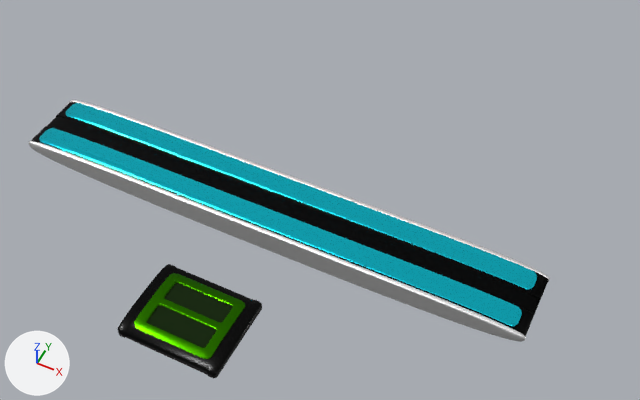
Renders of the Blender file Assets/Art/Meshes/Fret.blend from each side of a commit.
Rendered twice from a 50 mm camera at (8.13, -9.37, 17.76) aimed at (1.04, 4.82, 0.02). The axes (+X, +Y, +Z) are drawn at lower left. The lights are the same throughout.

Objects in the first picture: 'Fret', 'Pickup'.
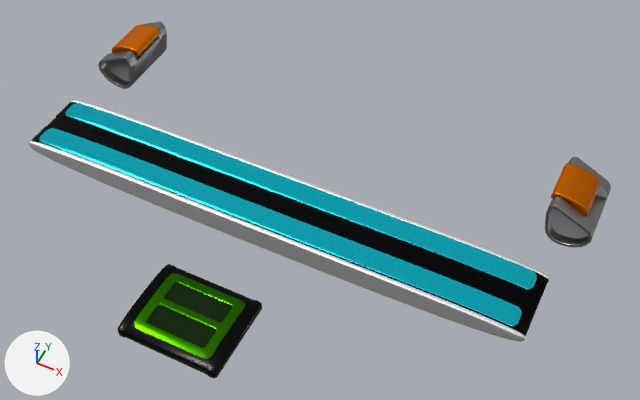
Location of each change, (x1, y1, x2, y2) in pixels of the pictures (640 x 400 px):
'Cube.020', added
    after: (98, 22, 611, 247)
    faces in mat_material_007 (its picture is missing): (545, 157, 611, 247)
    faces in mat_material_042 (its picture is missing): (98, 22, 167, 89)
'Cube.010', added
    after: (112, 25, 600, 217)

Patch to the scene script:
```diff
--- a/Assets/Art/Meshes/Fret.blend.py
+++ b/Assets/Art/Meshes/Fret.blend.py
@@ mat_material_042 @@
+mat_material_042 = principled_material('Material.042')
+mat_material_042.base_color = (0.3, 0.3, 0.3)  # grey #959595
+mat_material_042.metallic = 1.0
+mat_material_042.roughness = 0.4
@@ mat_material_007 @@
+mat_material_007 = principled_material('Material.007')
+mat_material_007.base_color = (0.3, 0.3, 0.3)  # grey #959595
+mat_material_007.metallic = 1.0
+mat_material_007.roughness = 0.4
@@ mat_material_040 @@
+mat_material_040 = principled_material('Material.040')
+mat_material_040.base_color = (0.8, 0.182, 0.0)  # orange #e77600
+mat_material_040.metallic = 1.0
+mat_material_040.specular_ior_level = 0.0
@@ me_cube_048 @@
+me_cube_048.from_pydata(...)  # 1196 vertices, 1146 faces; spans x -7.9..7.9, y -1.0..1.0, z -0.7..0.7
+# faces by material slot: [495, 651]
+me_cube_048.materials.append(mat_material_042)  # its picture is missing
+me_cube_048.materials.append(mat_material_007)  # its picture is missing
@@ me_cube_047 @@
+me_cube_047.from_pydata(...)  # 468 vertices, 394 faces; spans x -7.35..7.35, y -1.0..1.0, z -1.13..0.94
+me_cube_047.materials.append(mat_material_040)  # its picture is missing
@@ ob_cube_020 @@
+ob_cube_020 = bpy.data.objects.new('Cube.020', me_cube_048)
+ob_cube_020.location = (-0.01, 8.06, -0.24)
+ob_cube_020.rotation_euler = (0.0, 0.0, 3.142)  # degrees (0, 0, 180)
@@ ob_cube_010 @@
+ob_cube_010 = bpy.data.objects.new('Cube.010', me_cube_047)
+ob_cube_010.location = (0.01, 8.06, 0.04)
+ob_cube_010.scale = (-1.03, -0.624, -0.39)
```
